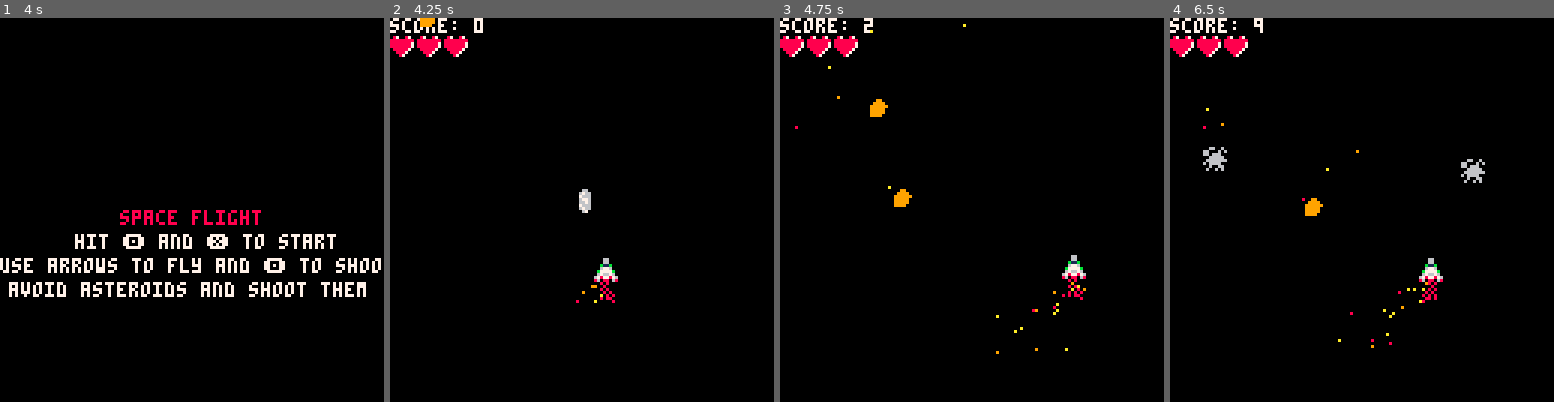
Above: before the commit, frames 1-4 (left to right).
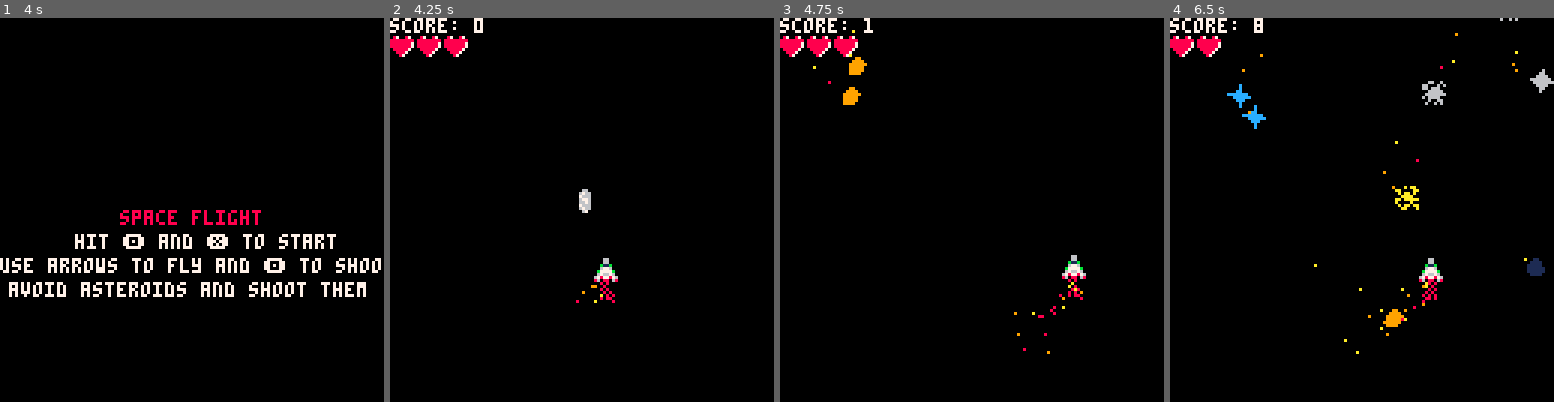
Above: after the commit, the same moments.

Repository: pgulb/space-flight-pico8
Game: PICO-8 cartridge space_flight.p8
The game is run twice, just before and just after one commit, with the same random seed, the same clock (stepped at 60 frames per second) and the same inputs.
Inputs:
- Up to frame 1 (4 s): tap X (X key) at 0.33, 1.07, 1.85, 2.97 s; tap O (Z key) at 0.7, 1.7, 2.1, 2.5, 2.9, 3.3, 3.7 s; hold Right 1.6-2.1 s; hold Up 2.15-2.42 s; hold Right 2.47-3.03 s; hold Left 3.08-3.58 s; hold Down 3.63-3.97 s
- Up to frame 2 (4.25 s): hold Right from 4.02 s (still down); tap X (X key) at 4.08 s; tap O (Z key) at 4.1 s
- Up to frame 3 (4.75 s): tap O (Z key) at 4.5 s; release Right at 4.68 s; hold Up from 4.73 s (still down)
- Up to frame 4 (6.5 s): tap O (Z key) every 0.4 s from 4.9 to 6.1 s; release Up at 5.03 s; hold Left 5.08-5.68 s; tap X (X key) at 5.2, 6.32 s; hold Down 5.73-6.03 s; hold Right from 6.08 s (still down)

Frame 1 is identical in both runs. In frame 2, less than 0.1% of the frame differs, in the area x 7-12%, y 0-3%; in frame 3, 0.9%; in frame 4, 2.3%, in the area x 8-100%, y 0-88%.

Commit message:
more frequent asteroids

Diff:
--- a/space_flight.p8
+++ b/space_flight.p8
@@ -79,7 +79,7 @@
 
 function generate_asteroid()
     if player.hp > 0 then
-        if flr(rnd(15)) == 1 then
+        if flr(rnd(9)) == 1 then
             asteroid = {
                 sprite = flr(rnd(6)) + 4,
                 x = flr(rnd(119)),
@@ -172,7 +172,6 @@
     }
     function particle.random_color()
         particle.color = clr()
-        printh(particle.color)
     end
     add(particles, particle)
 end
@@ -218,7 +217,7 @@
 
 function _init()
 --    TEST_generate_asteroids()
-    cartdata("pgulb_space_flight_bestscores_v1")
+    cartdata("pgulb_space_flight_bestscores")
     current_hightscore = dget(0)
     current_most_destr = dget(1)
     new_highscore = false
